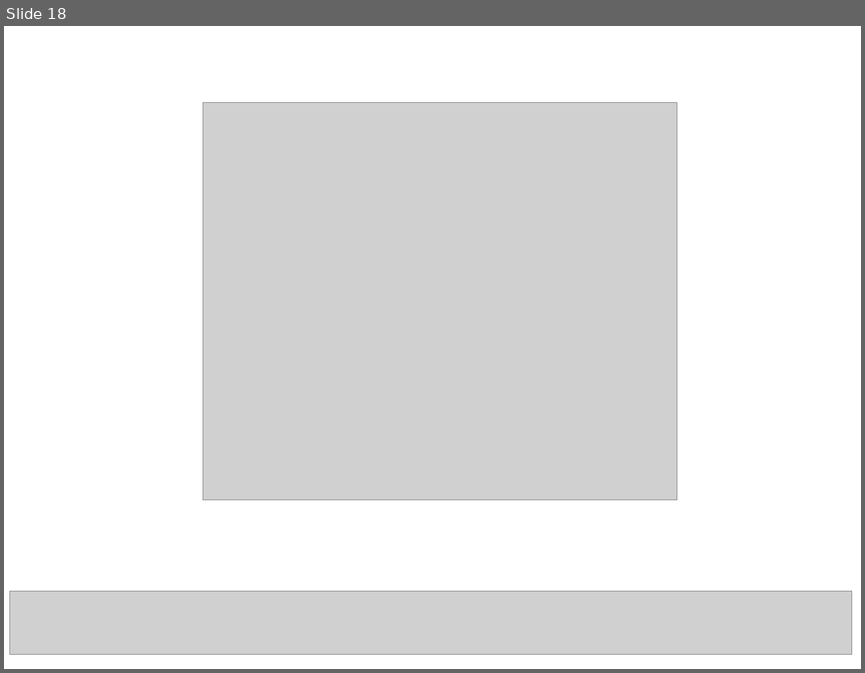
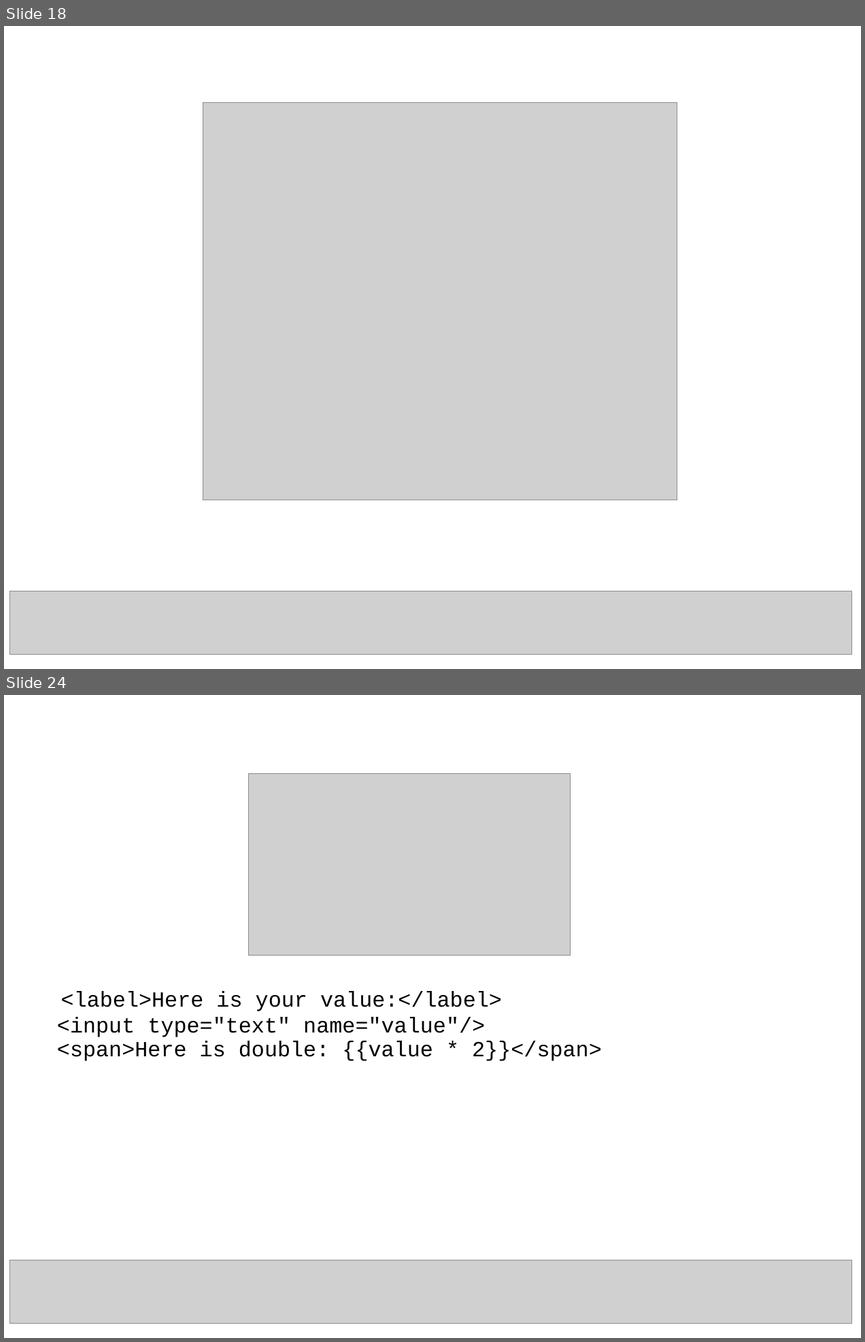
Before and after one commit to becevka/amigo, a slide deck: amigo.ppt. Shown one above the other, each under a label of ours: slide 18 before the commit, slides 18 and 24 after it; the slides between them are not shown. The pictures are 865x673 and 865x1342 pixels, drawn with LibreOffice and Linux fonts; fonts in the diff are those of the drawing; grey boxes stand for pictures. Boxes give left, top, right and bottom in pixels: in the first picture for what was removed or moved away, otherwise in the second. Text is boxed around its words. In the diff, an @@ line names an element or a change of style, - is before the commit and + after.

```diff
--- a/amigo.ppt
+++ b/amigo.ppt
@@ slide 24 added at [4, 695, 861, 1338], background #FFFFFF @@
@@ picture added at [249, 773, 570, 955] @@
@@ subtitle added at [57, 991, 602, 1061], 20 pt, text #000000 @@
+<label>Here is your value:</label>
+<input type="text" name="value"/>
+<span>Here is double: {{value * 2}}</span>
@@ picture added at [10, 1259, 852, 1323] @@
```
Also in this commit, not shown: 17 slides changed, 17 other slides added, 2 other files.
